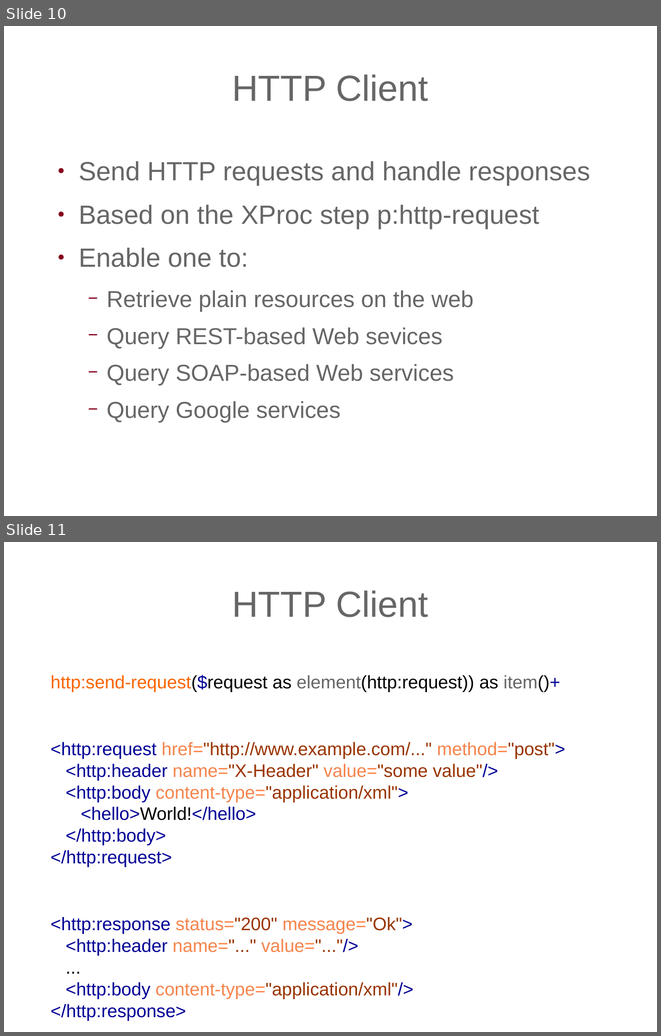
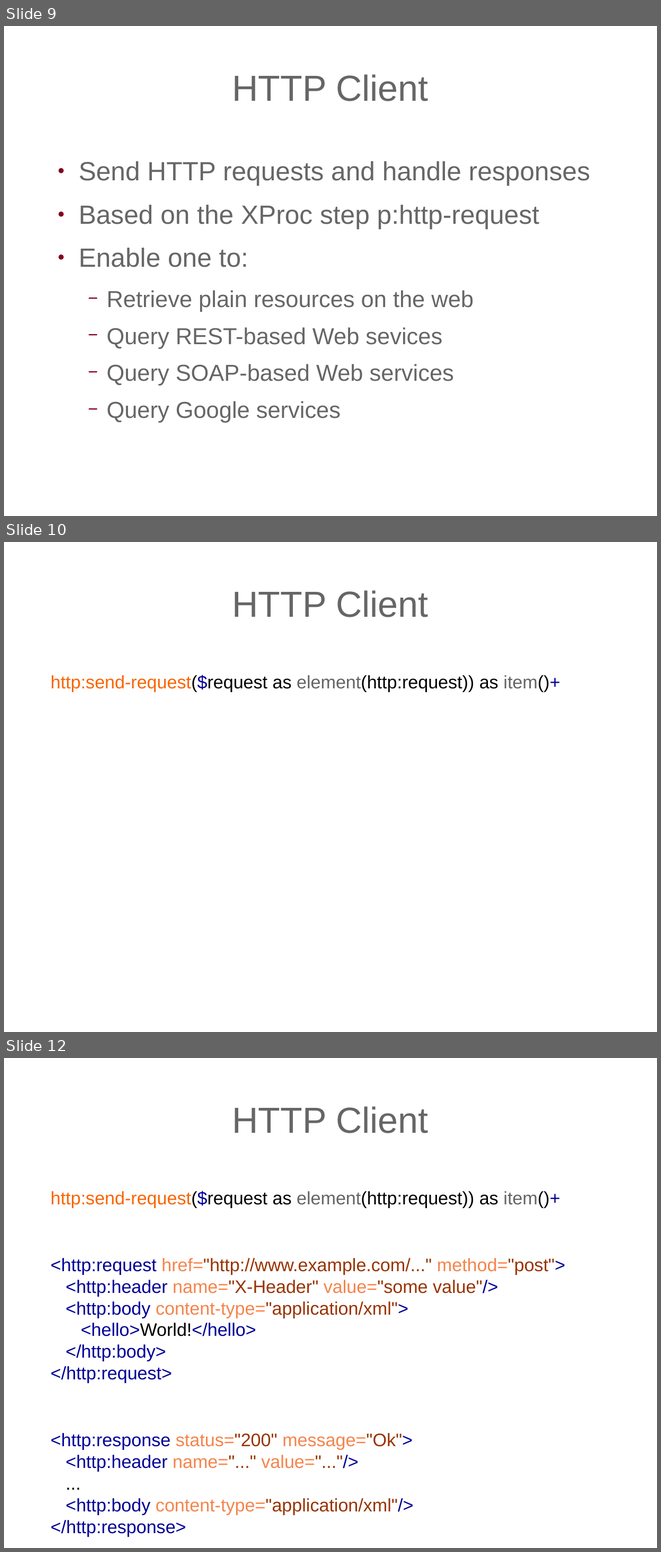
Before and after one commit to expath/expath-www, a slide deck: misc/2009-balisage/presentation/balisage-expath.odp. Shown one above the other, each under a label of ours: slides 10 and 11 before the commit, slides 9, 10 and 12 after it; the slides between them are not shown. The pictures are 661x1036 and 661x1552 pixels, drawn with LibreOffice and Linux fonts; fonts in the diff are those of the drawing; background and template pictures are left out. Boxes give left, top, right and bottom in pixels: in the first picture for what was removed or moved away, otherwise in the second. Text is boxed around its words. In the diff, an @@ line names an element or a change of style, - is before the commit and + after.

```diff
--- a/misc/2009-balisage/presentation/balisage-expath.odp
+++ b/misc/2009-balisage/presentation/balisage-expath.odp
@@ slide 10 added at [4, 542, 657, 1032], background picture (left out) @@
@@ title added at [232, 590, 428, 617], 44 pt, text #666666 @@
+HTTP Client
@@ text added at [51, 674, 560, 691], 22 pt, text #000000 @@
+http:send-request($request as element(http:request)) as item()+
@@ what was slide 10 is now slide 9 @@
@@ what was slide 11 is now slide 12 @@
```
Also in this commit, not shown: 3 slides changed, 7 other slides added, 2 slides removed, 1 other file.
